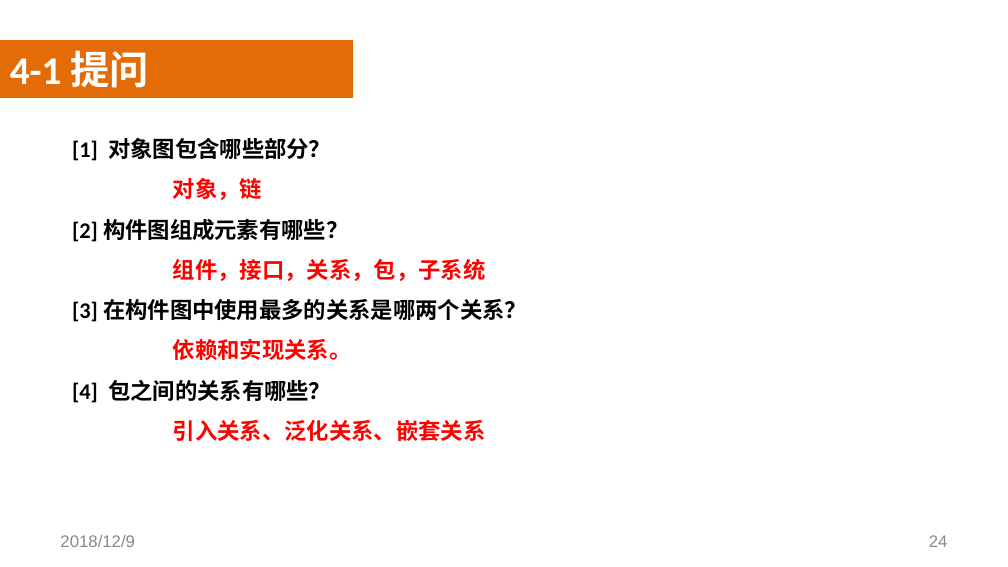
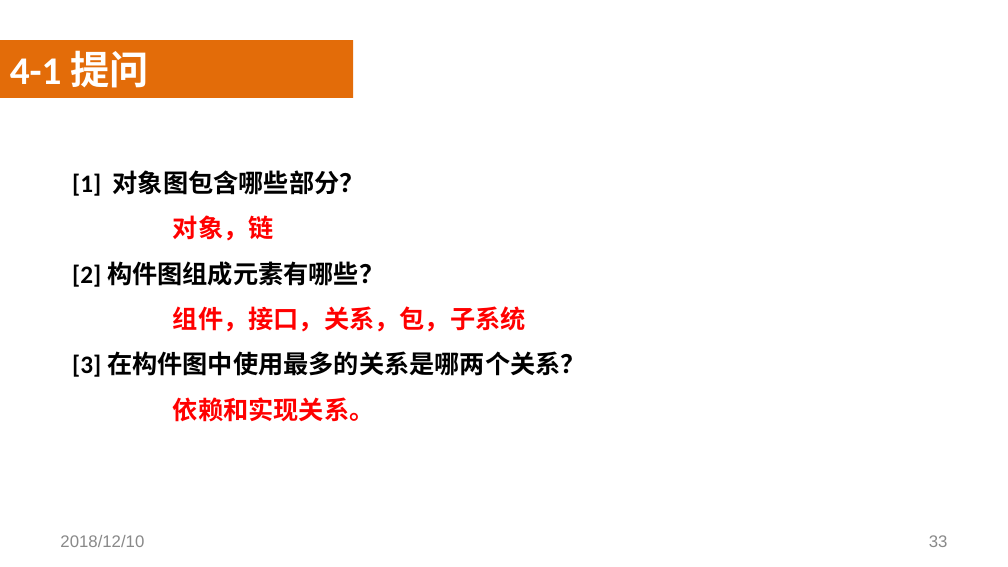
Before and after one commit to SoftwareRequirtmentsG02/Document, a slide deck: slide 33 of 案例教学系统/受控文档/分析设计/PPT/UML/PRD2018-G02-UML基础III.pptx (slide 24 before the commit). Drawn at 1008x567 pixels with LibreOffice and Linux fonts; fonts in the diff are those of the drawing; background and template pictures are left out. Boxes give left, top, right and bottom in pixels: in the first picture for what was removed or moved away, otherwise in the second. Text is boxed around its words. In the diff, an @@ line names an element or a change of style, - is before the commit and + after.

```diff
--- a/案例教学系统/受控文档/分析设计/PPT/UML/PRD2018-G02-UML基础III.pptx
+++ b/案例教学系统/受控文档/分析设计/PPT/UML/PRD2018-G02-UML基础III.pptx
@@ text "[1] 对象图包含哪些部分？" at (x1=72, y1=170, x2=586, y2=422): size 16 to 18 pt @@
@@ text at (x1=72, y1=380, x2=485, y2=441): paragraphs removed @@
-  [4] 包之间的关系有哪些？
-  引入关系、泛化关系、嵌套关系
@@ text at (x1=60, y1=535, x2=144, y2=547): text changed @@
-2018/12/9
+2018/12/10
@@ page number at (x1=929, y1=535, x2=948, y2=547): text changed @@
-24
+33
```
Also in this commit, not shown: 26 other slides changed, 10 slides added.
